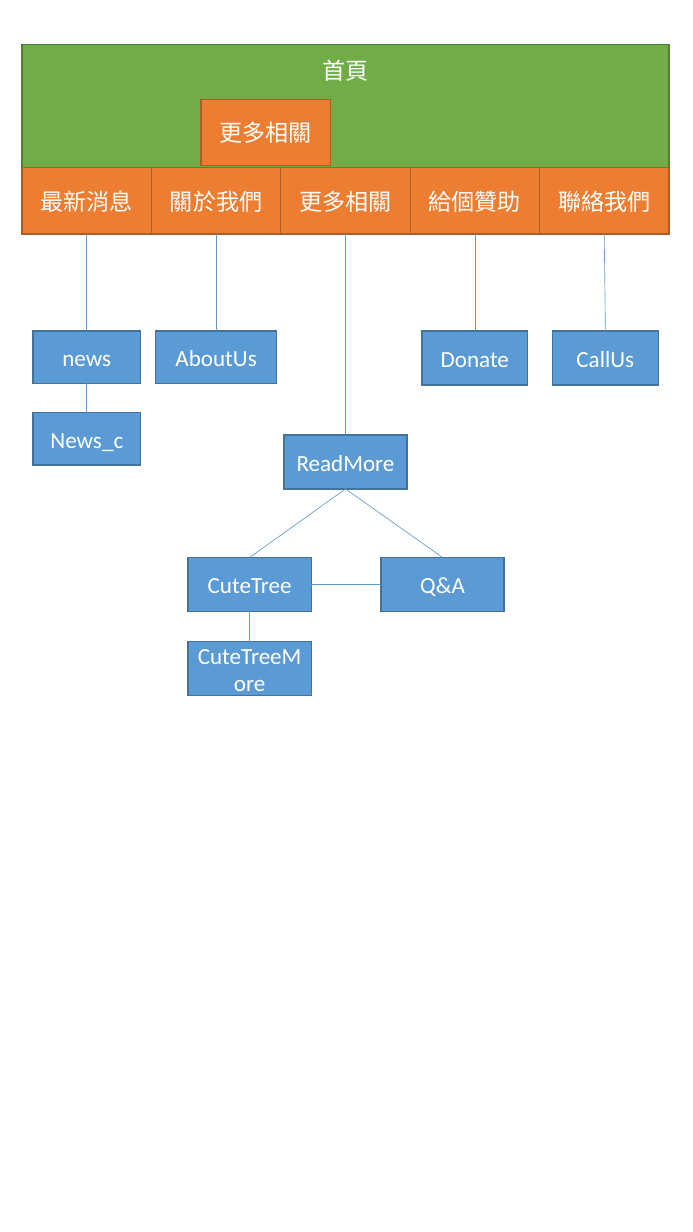
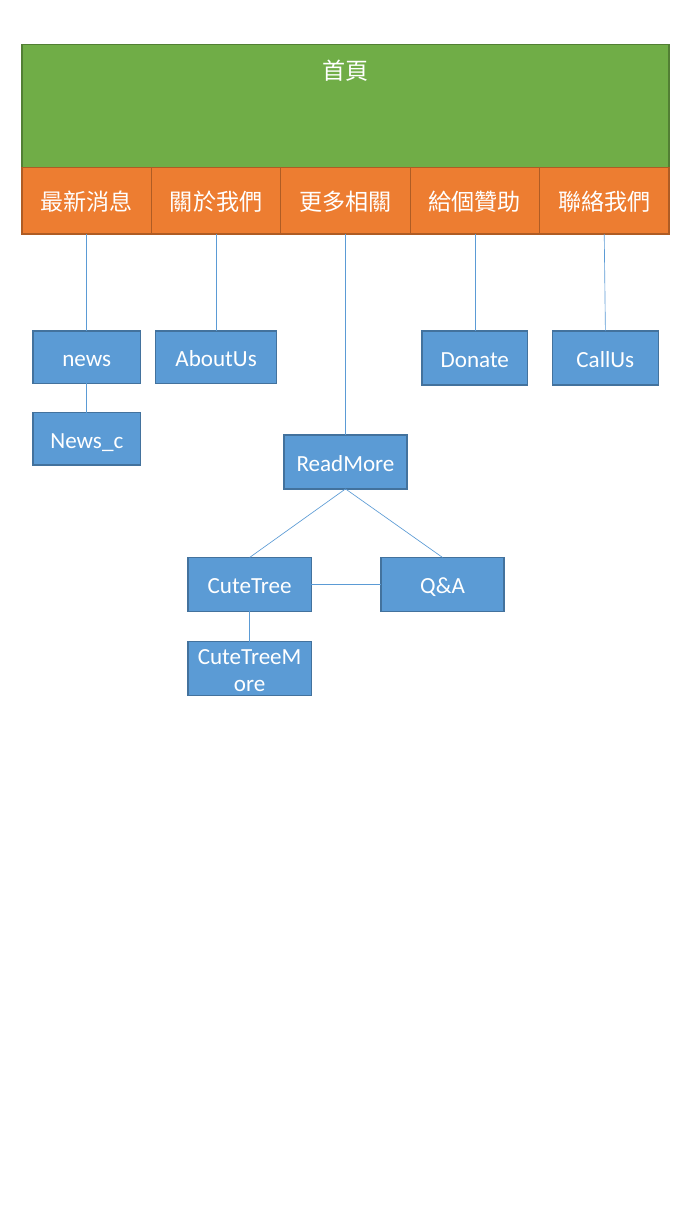
Before and after one commit to ReticentDay/webMidterm, a slide deck: slide 1 of deside/規格.pptx. Drawn at 693x1232 pixels with LibreOffice and Linux fonts; fonts in the diff are those of the drawing. Boxes give left, top, right and bottom in pixels: in the first picture for what was removed or moved away, otherwise in the second. Text is boxed around its words. In the diff, an @@ line names an element or a change of style, - is before the commit and + after.

```diff
--- a/deside/規格.pptx
+++ b/deside/規格.pptx
@@ rectangle removed at (201,99,330,165) @@
-更多相關
```
Also in this commit, not shown: 1 other file.
